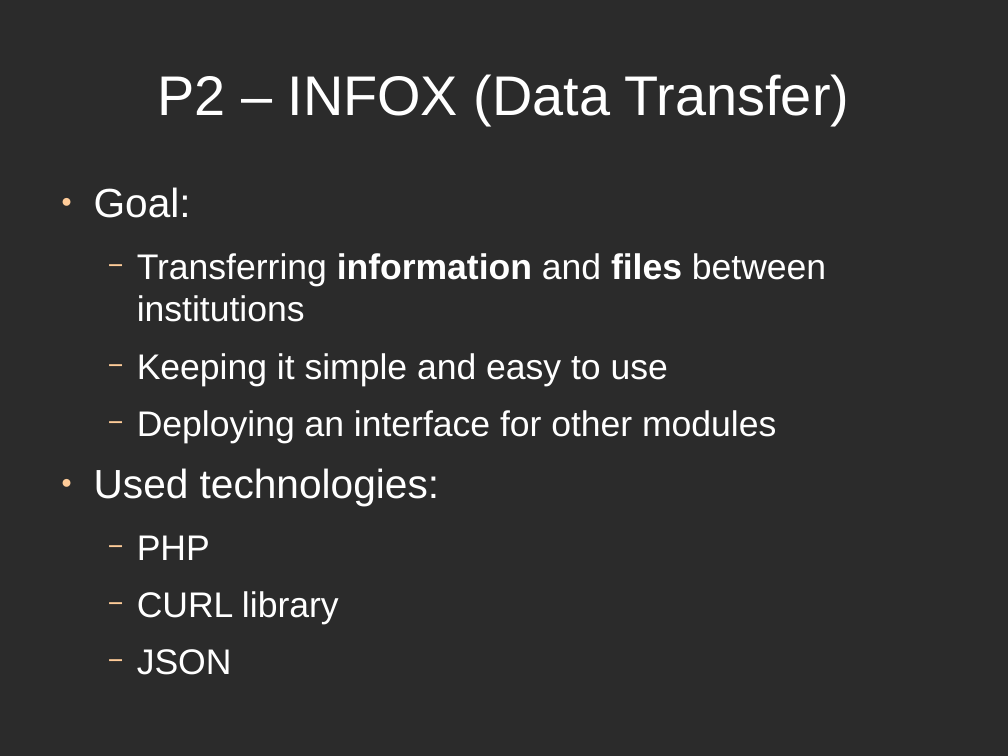
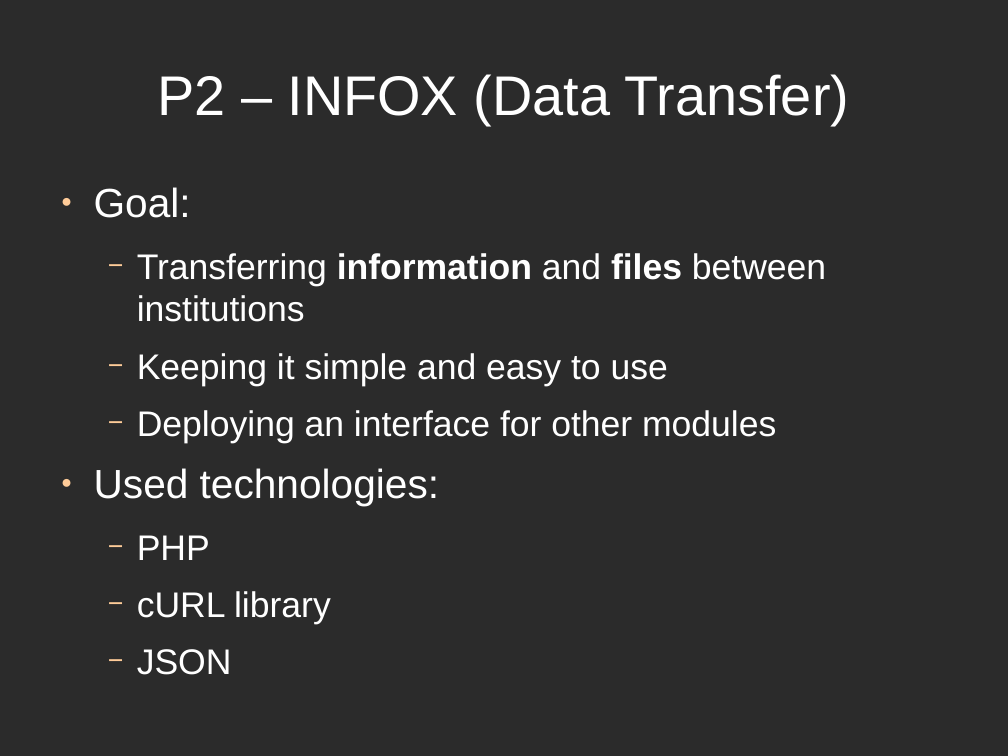
Before and after one commit to djjorjinho/mutworange_2011, a slide deck: slide 6 of documents/presentation/final_presentation.odp. Drawn at 1008x756 pixels with LibreOffice and Linux fonts; fonts in the diff are those of the drawing; background and template pictures are left out; a plain dark background stands for a picture behind light text. Boxes give left, top, right and bottom in pixels: in the first picture for what was removed or moved away, otherwise in the second. Text is boxed around its words. In the diff, an @@ line names an element or a change of style, - is before the commit and + after.

Commit message:
little changes to the infox part.

```diff
--- a/documents/presentation/final_presentation.odp
+++ b/documents/presentation/final_presentation.odp
@@ text at (137,591,331,624): text changed @@
-  − CURL library
+  − cURL library
```
Also in this commit, not shown: 1 slide added, 1 slide removed.
